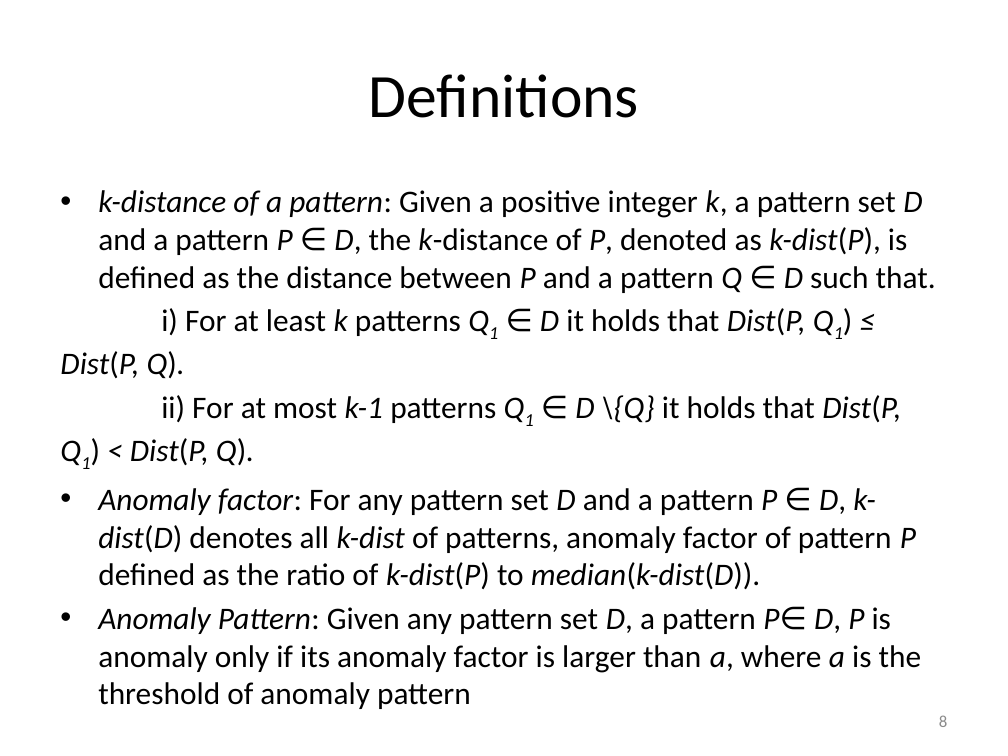
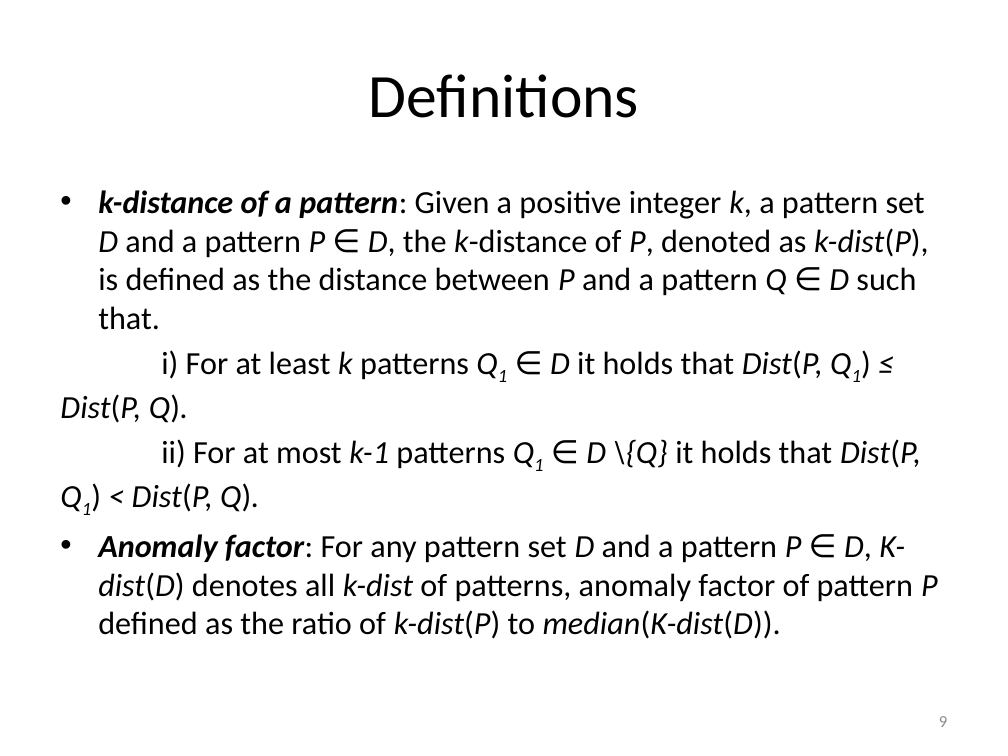
Before and after one commit to vyngo/caohoc-project-name, a slide deck: slide 9 of Report/pre.pptx (slide 8 before the commit). Drawn at 1008x756 pixels with LibreOffice and Linux fonts; fonts in the diff are those of the drawing. Boxes give left, top, right and bottom in pixels: in the first picture for what was removed or moved away, otherwise in the second. Text is boxed around its words. In the diff, an @@ line names an element or a change of style, - is before the commit and + after.

```diff
--- a/Report/pre.pptx
+++ b/Report/pre.pptx
@@ text at (60,190,929,512): size 22.4 to 23 pt in "k-distance of a pattern: Given a positive ...", "i) For at least k patterns Q1 ...", "ii) For at most k-1 patterns Q1 ..."; bold on in "k-distance of a pattern:" @@
@@ text at (98,534,938,639): text changed; size 22.4 to 23 pt @@
-• Anomaly factor: For any pattern set D and a pattern P ∈ D, k-dist(D) denotes all k-dist of patterns, anomaly factor of pattern P defined as the ratio of k-dist(P) to median(k-dist(D)).
-• Anomaly Pattern: Given any pattern set D, a pattern P∈ D, P is anomaly only if its anomaly factor is larger than a, where a is the threshold of anomaly pattern
+• Anomaly factor: For any pattern set D and a pattern P ∈ D, K-dist(D) denotes all k-dist of patterns, anomaly factor of pattern P defined as the ratio of k-dist(P) to median(K-dist(D)).
@@ page number at (939,716,947,727): text changed @@
-8
+9
```
Also in this commit, not shown: 6 other slides changed, 6 slides added, 1 slide removed, 1 other file.
